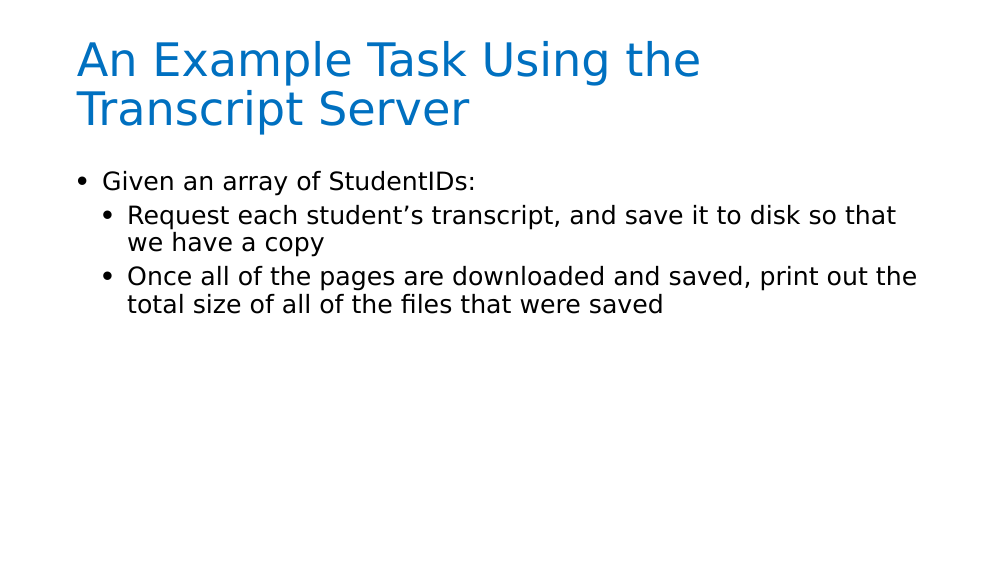
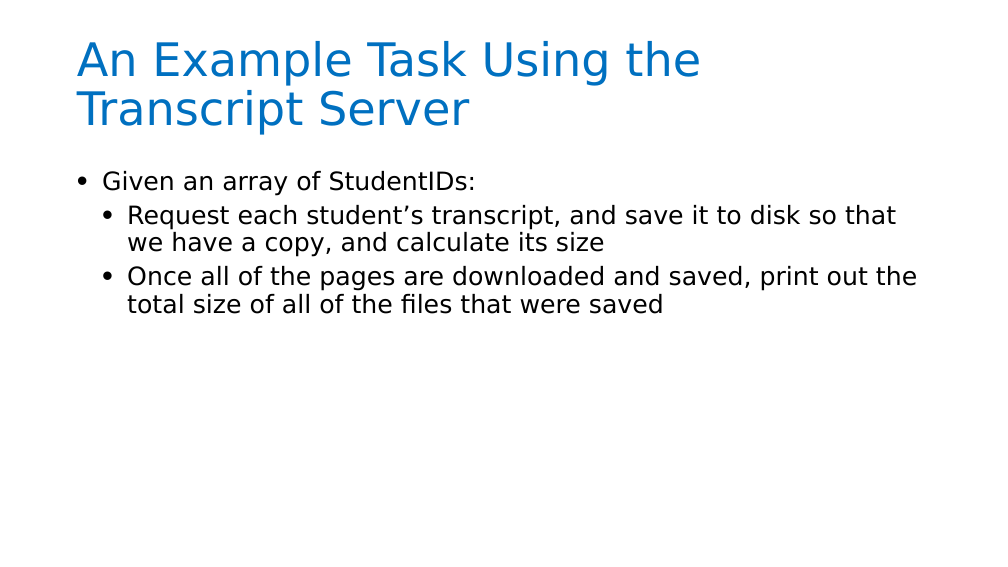
Before and after one commit to neu-se/CS4530-Fall-2022, a slide deck: slide 18 of Slides/Module 05 Concurrency Patterns in Typescript.pptx (slide 17 before the commit). Drawn at 1008x567 pixels with LibreOffice and Linux fonts; fonts in the diff are those of the drawing. Boxes give left, top, right and bottom in pixels: in the first picture for what was removed or moved away, otherwise in the second. Text is boxed around its words. In the diff, an @@ line names an element or a change of style, - is before the commit and + after.

Commit message:
added slides, examples, for M05

```diff
--- a/Slides/Module 05 Concurrency Patterns in Typescript.pptx
+++ b/Slides/Module 05 Concurrency Patterns in Typescript.pptx
@@ text at [127,205,896,257]: text changed @@
-  • Request each student’s transcript, and save it to disk so that we have a copy
+  • Request each student’s transcript, and save it to disk so that we have a copy, and calculate its size
```
Also in this commit, not shown: 8 other slides changed, 13 slides added, 11 slides removed, 1 other file.
